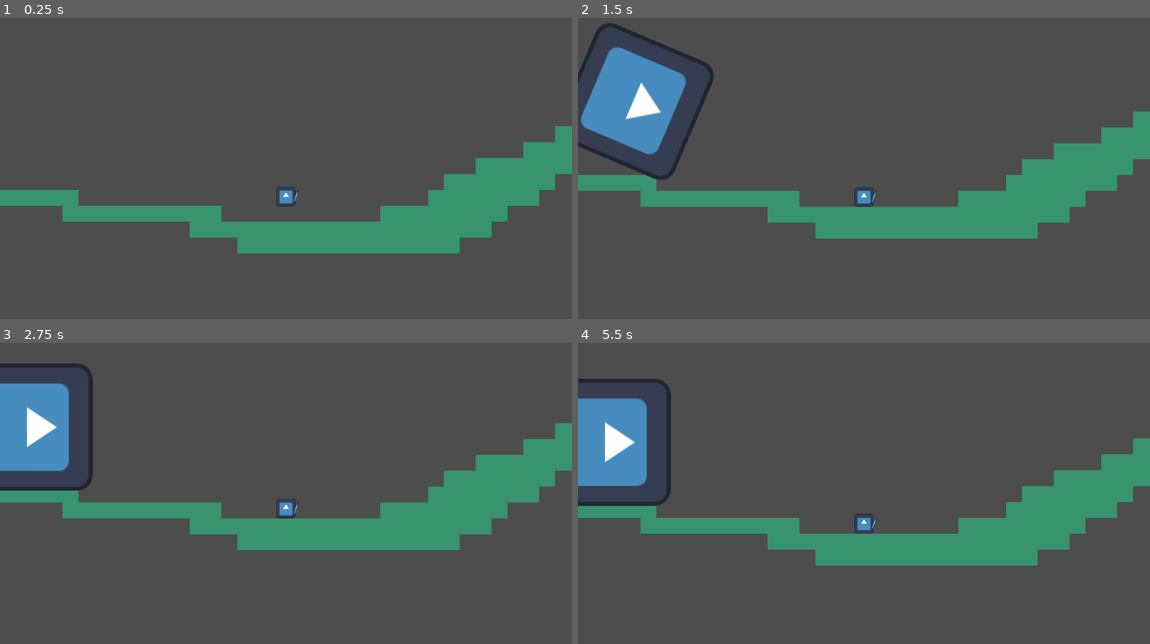
Above: before the commit, frames 1-4 (two rows, left to right).
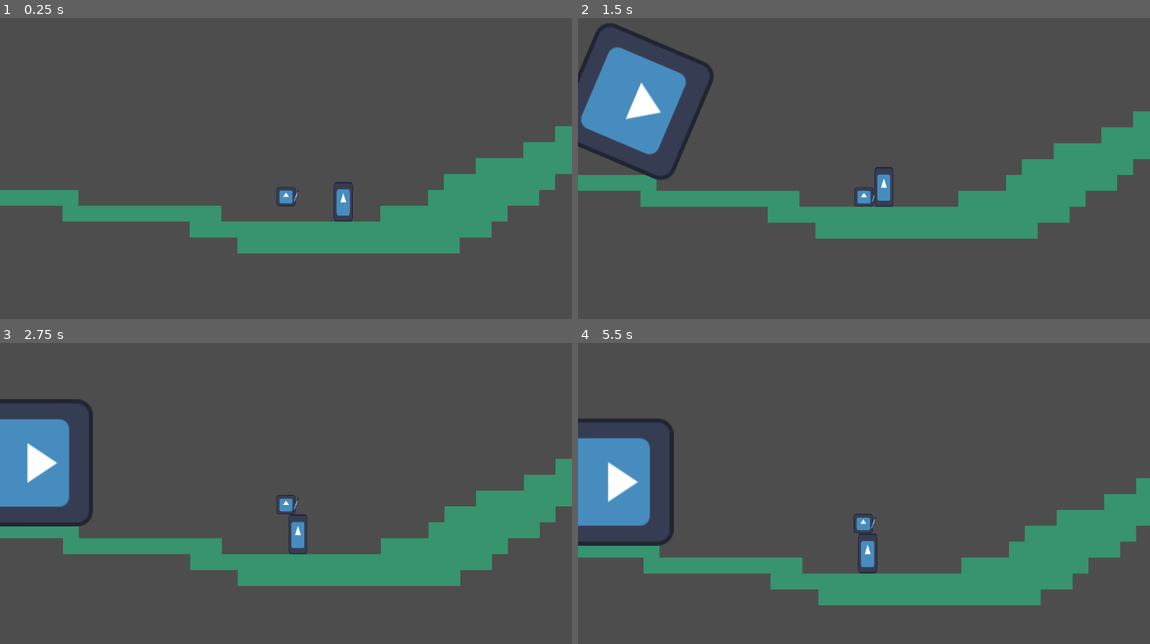
Above: after the commit, the same moments.

Repository: micro-47/whiteout
Game: Godot game, scene res://Scenes/TestScene.tscn
Same seed, same stepped clock (60 frames per second), same inputs: the game is played once before the commit and once after it. The engine's default icon, where the game draws it, is replaced by a stand-in: a white triangle on a blue panel in a dark square.
Inputs:
- Up to frame 1 (0.25 s): no input
- Up to frame 2 (1.5 s): tap Enter (ui_accept) at 0.5, 0.77 s; hold 1 0.53-1.28 s; tap 1 at 1.35 s
- Up to frame 3 (2.75 s): tap Enter (ui_accept) at 1.52 s; hold 1 from 2.03 s (still down)
- Up to frame 4 (5.5 s): release 1 at 2.78 s; tap 1 at 2.85, 4.35 s; tap Enter (ui_accept) at 3.02, 3.77, 4.52 s; hold 1 3.53-4.28 s; hold 1 from 5.03 s (still down)

The runs differ from the first frame. In frame 1, 0.3% of the frame differs, in the area x 58-62%, y 54-68%; in frame 2, 0.3%; in frame 3, 22%; in frame 4, 24%, in the area x 0-100%, y 11-88%.

Commit message:
check enemy group

Diff:
--- a/Entites/MainCharacter.tscn
+++ b/Entites/MainCharacter.tscn
@@ -21,7 +21,10 @@
 func _on_hurtbox_body_entered(body: Node2D) -> void:
 	# making the hurtbox slightly bigger than collision box is done by this vid as well: https://www.youtube.com/watch?v=u-02qALsDmg
 	print(\"hurtbox entered\")
-	# TODO: use groups to see if they damage player
+	if body.is_in_group(\"enemy\") or body.owner.is_in_group(\"enemy\"):
+		# .owner gets the node of the scene where the part is defined
+		print(\"collided with enemy\")
+		print(\"damaged\")
 
 func dash_ended():
 	dashing = false
--- a/Entites/minotaur.tscn
+++ b/Entites/minotaur.tscn
@@ -7,7 +7,7 @@
 [sub_resource type="RectangleShape2D" id="RectangleShape2D_e7f44"]
 size = Vector2(20, 40)
 
-[node name="Minotaur" type="Node2D"]
+[node name="Minotaur" type="Node2D" groups=["enemy"]]
 script = ExtResource("1_8hhef")
 
 [node name="CharacterBody2D" type="CharacterBody2D" parent="."]
--- a/Entites/minotaur_character_body_2d.gd
+++ b/Entites/minotaur_character_body_2d.gd
@@ -6,7 +6,7 @@
 
 
 @onready
-var player = get_node("/root/AlvinTestScene/MainCharacter/CharacterBody2D")
+var player = get_node("/root/TestScene/MainCharacter/CharacterBody2D")
 
 
 func _physics_process(delta: float) -> void:
--- a/Scenes/TestScene.tscn
+++ b/Scenes/TestScene.tscn
@@ -1,8 +1,9 @@
-[gd_scene load_steps=5 format=4 uid="uid://bbgvjl1wvi46w"]
+[gd_scene load_steps=6 format=4 uid="uid://bbgvjl1wvi46w"]
 
 [ext_resource type="PackedScene" uid="uid://c3m8q60boqasu" path="res://Entites/MainCharacter.tscn" id="2_0vqy3"]
 [ext_resource type="TileSet" uid="uid://icj0atpgoghy" path="res://Assets/test.tres" id="3_1nt5p"]
 [ext_resource type="Texture2D" uid="uid://dva18o602n8qk" path="res://icon.svg" id="3_qjvet"]
+[ext_resource type="PackedScene" uid="uid://cuyc804bmprhc" path="res://Entites/minotaur.tscn" id="4_cffqs"]
 
 [sub_resource type="RectangleShape2D" id="RectangleShape2D_lqadm"]
 
@@ -24,3 +25,6 @@
 
 [node name="Sprite2D" type="Sprite2D" parent="RigidBody2D"]
 texture = ExtResource("3_qjvet")
+
+[node name="Minotaur" parent="." instance=ExtResource("4_cffqs")]
+position = Vector2(439, 392)
--- a/project.godot
+++ b/project.godot
@@ -14,6 +14,10 @@
 run/main_scene="res://Scenes/TestScene.tscn"
 config/features=PackedStringArray("4.3", "GL Compatibility")
 config/icon="res://icon.svg"
+
+[global_group]
+
+enemy=""
 
 [input]
 
